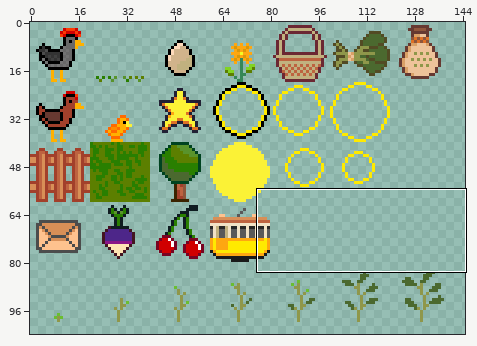
Two states of a sprite sheet, graphics/images.png. Above, an overview of the earlier version with the close-up marked.
Close-up. Earlier state:
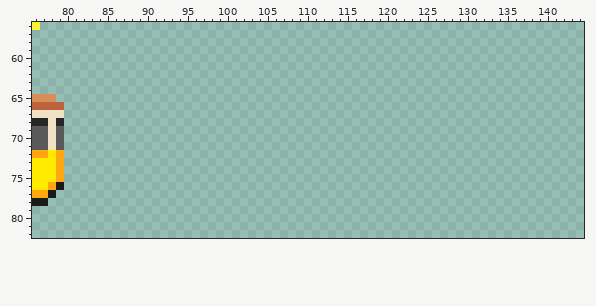
The file is 256x256 pixels. Pixels under 10% opacity are left out. Colours within 5 levels of each other are drawn and written as one. Shown: x 76..144, y 56..82. The wide view leaves out empty margins.
Now the later version:
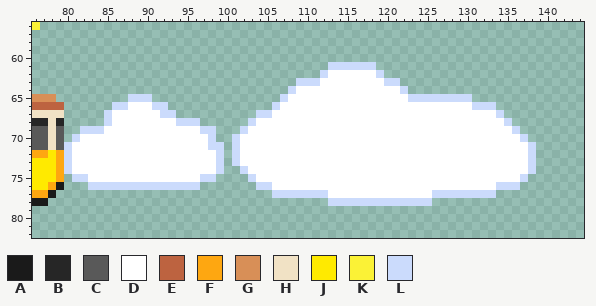
Palette (. is transparent): A #1a1a1a  B #262626  C #595959  D #ffffff  E #bd6340  F #fea711  G #d88f57  H #f1e2c5  J #ffea00  K #fbf236  L #cbdbfc
Change:
@@ x 76..144 @@
 60 .....................................................................
-61 .....................................................................
-62 .....................................................................
-63 .....................................................................
-64 .....................................................................
-65 GGG..................................................................
-66 EEEE.................................................................
-67 HHHH.................................................................
-68 BBHB.................................................................
-69 CCHC.................................................................
-70 CCHC.................................................................
-71 CCHC.................................................................
-72 FFJF.................................................................
-73 JJJF.................................................................
-74 JJJF.................................................................
-75 JJJF.................................................................
-76 JJFA.................................................................
-77 FFA..................................................................
-78 AA...................................................................
+61 .....................................LLLLLL..........................
+62 ....................................LDDDDDDL.........................
+63 .................................LLLDDDDDDDDLL.......................
+64 ................................LDDDDDDDDDDDDDL......................
+65 GGG.........LLL................LDDDDDDDDDDDDDDDLLLLLLLL..............
+66 EEEE......LLDDDLL.............LDDDDDDDDDDDDDDDDDDDDDDDDLLL...........
+67 HHHH.....LDDDDDDLL..........LLDDDDDDDDDDDDDDDDDDDDDDDDDDDDL..........
+68 BBHB.....LDDDDDDDDLLL......LDDDDDDDDDDDDDDDDDDDDDDDDDDDDDDDL.........
+69 CCHC..LLLDDDDDDDDDDDDLL...LDDDDDDDDDDDDDDDDDDDDDDDDDDDDDDDDDL........
+70 CCHC.LDDDDDDDDDDDDDDDDL..LDDDDDDDDDDDDDDDDDDDDDDDDDDDDDDDDDDDL.......
+71 CCHCLDDDDDDDDDDDDDDDDDLL.LDDDDDDDDDDDDDDDDDDDDDDDDDDDDDDDDDDDDL......
+72 FFJFLDDDDDDDDDDDDDDDDDDL.LDDDDDDDDDDDDDDDDDDDDDDDDDDDDDDDDDDDDL......
+73 JJJFLDDDDDDDDDDDDDDDDDDL.LDDDDDDDDDDDDDDDDDDDDDDDDDDDDDDDDDDDDL......
+74 JJJFLDDDDDDDDDDDDDDDDDDL..LDDDDDDDDDDDDDDDDDDDDDDDDDDDDDDDDDDDL......
+75 JJJF.LLDDDDDDDDDDDDDDLL....LDDDDDDDDDDDDDDDDDDDDDDDDDDDDDDDDDL.......
+76 JJFA...LLLLLLLLLLLLLL.......LLDDDDDDDDDDDDDDDDDDDDDDDDDDDDLLL........
+77 FFA...........................LLLLLLLDDDDDDDDDDDDDLLLLLLLL...........
+78 AA...................................LLLLLLLLLLLLL...................
 79 .....................................................................
Pixel boxes of the changes (left, top, right, bottom) in both close-ups:
added: (64, 62, 536, 206)
